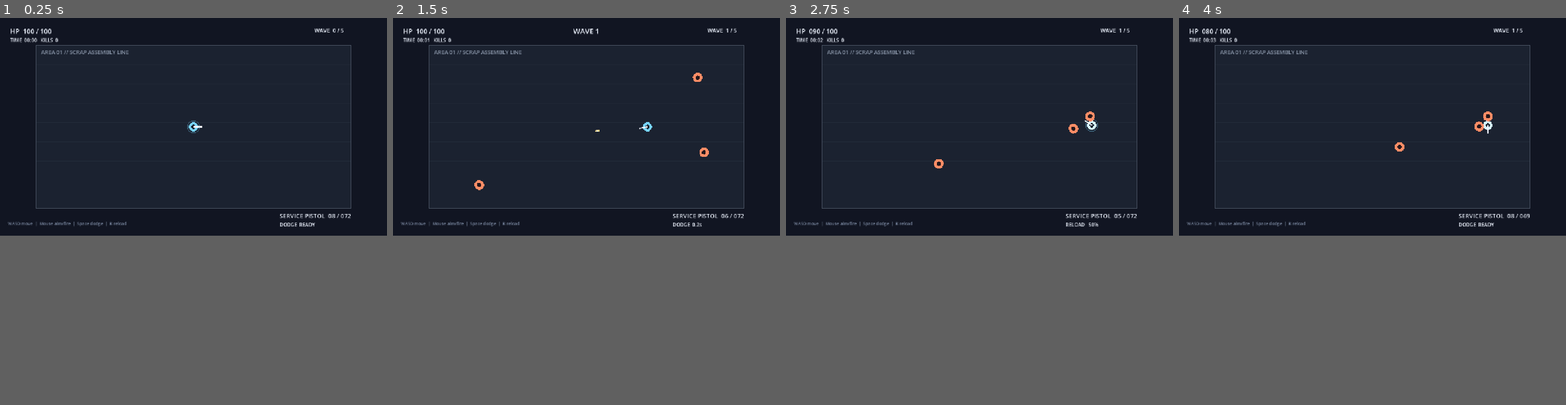
Above: before the commit, frames 1-4 (left to right).
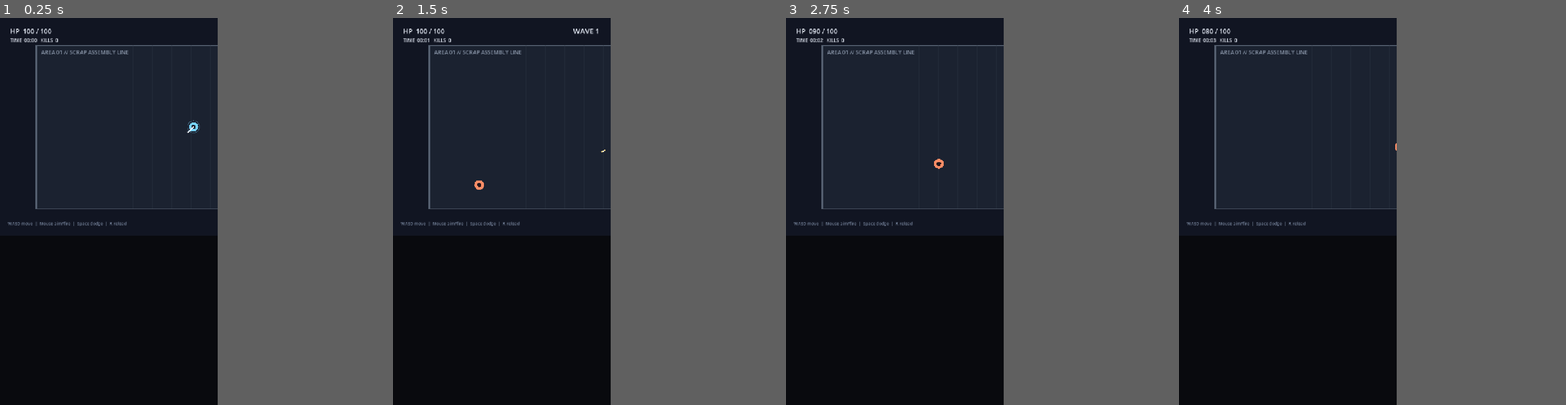
Above: after the commit, the same moments.

Repository: donly987647-max/Topdown-roguelite
Game: Godot game, scene res://scenes/main.tscn
Same seed, same stepped clock (60 frames per second), same inputs: the game is played once before the commit and once after it.
Inputs (mouse positions are in pixels of both pictures, inside the frame that each line leads up to):
- Up to frame 1 (0.25 s): no input
- Up to frame 2 (1.5 s): tap Enter at 0.5 s; move the mouse to (671, 114) at 0.52 s; hold D 0.53-1.25 s; tap R at 0.6 s; click (671, 114) at 0.67 s; tap Space at 0.77 s; drag from (509, 137) to (567, 168) at 1.27 s
- Up to frame 3 (2.75 s): move the mouse to (1018, 79) at 2.02 s; hold D from 2.03 s (still down); tap R at 2.1 s
- Up to frame 4 (4 s): release D at 2.75 s; drag from (1353, 168) to (1256, 95) at 2.77 s; move the mouse to (1488, 161) at 3.52 s; hold A from 3.53 s (still down); tap R at 3.6 s; tap Space at 3.77 s
In our replay, the window is 800x450 before the commit and 450x800 after it. These sizes can differ from the game's own. Grey fills any space a smaller window leaves; there, only what the larger window draws over its background counts as a difference.

The runs differ from the first frame. In frame 1, 1.0% of the frame differs, in the area x 2-91%, y 2-54%; in frame 2, 1.1%; in frame 3, 1.1%; in frame 4, 1.1%.

Commit message:
Switch mobile baseline to portrait 720x1280

Diff:
--- a/project.godot
+++ b/project.godot
@@ -1,5 +1,5 @@
 ; Engine configuration file.
-; LAST MAGAZINE - mobile-first reboot
+; LAST MAGAZINE - portrait mobile-first reboot
 config_version=5
 
 [application]
@@ -12,14 +12,14 @@
 GameManager="*res://scripts/core/game_manager.gd"
 
 [display]
-window/size/viewport_width=1280
-window/size/viewport_height=720
-window/size/window_width_override=1280
-window/size/window_height_override=720
+window/size/viewport_width=720
+window/size/viewport_height=1280
+window/size/window_width_override=720
+window/size/window_height_override=1280
 window/size/mode=3
 window/stretch/mode="canvas_items"
-window/stretch/aspect="keep"
-window/handheld/orientation=0
+window/stretch/aspect="expand"
+window/handheld/orientation=1
 
 [input_devices]
 pointing/emulate_mouse_from_touch=false
